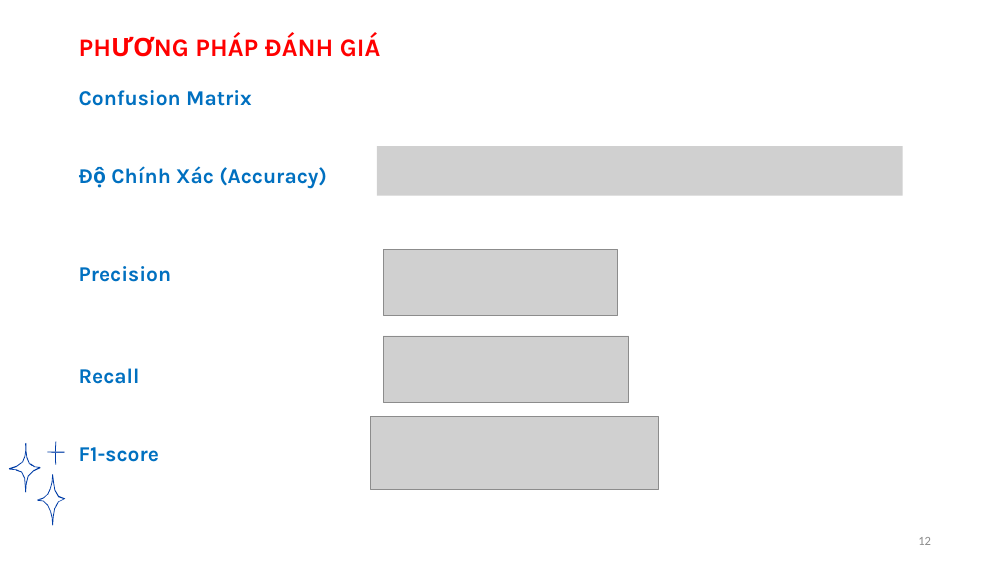
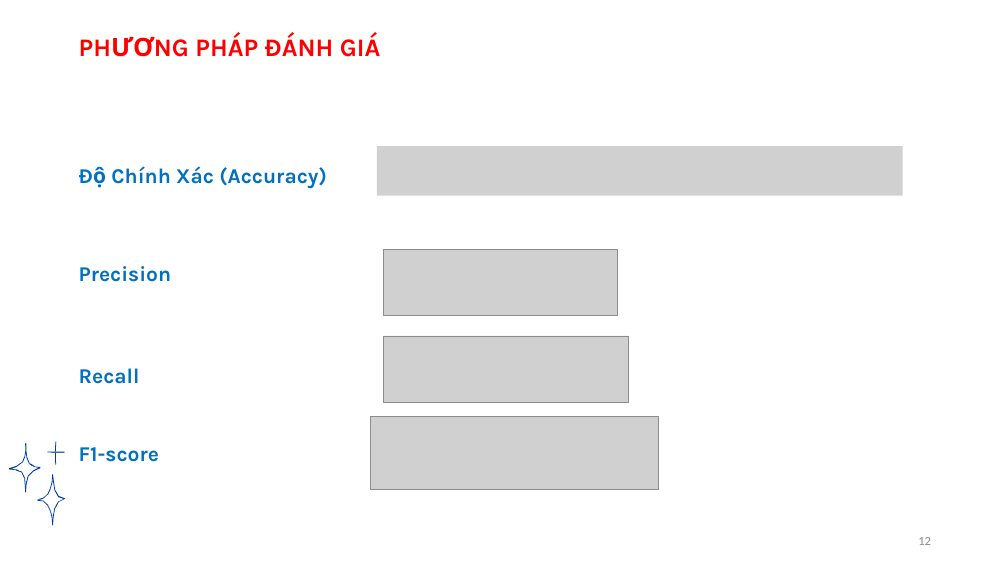
Before and after one commit to tantlu/ramen_rating_2024, a slide deck: slide 12 of Baove.pptx. Drawn at 1008x567 pixels with LibreOffice and Linux fonts; fonts in the diff are those of the drawing; grey boxes stand for pictures; background and template pictures are left out. Boxes give left, top, right and bottom in pixels: in the first picture for what was removed or moved away, otherwise in the second. Text is boxed around its words. In the diff, an @@ line names an element or a change of style, - is before the commit and + after.

```diff
--- a/Baove.pptx
+++ b/Baove.pptx
@@ text removed at (79,90,252,106) @@
-Confusion Matrix
```
Also in this commit, not shown: 4 other slides changed.
